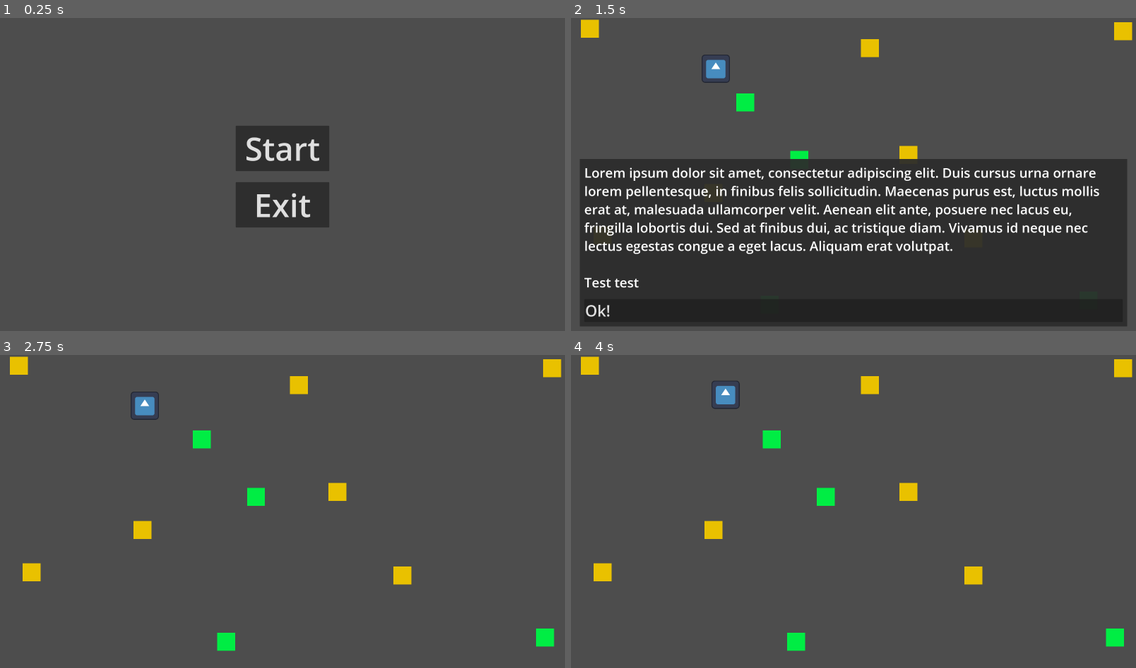
Above: before the commit, frames 1-4 (two rows, left to right).
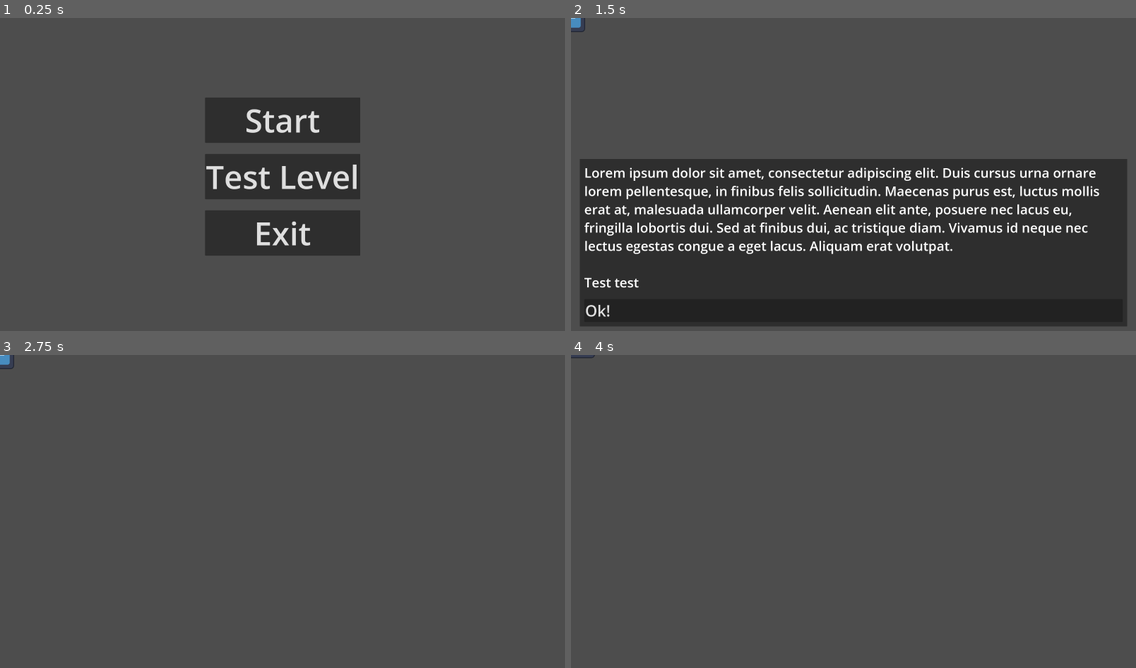
Above: after the commit, the same moments.

Repository: NervzZ/Designing-learning-tools-project
Game: Godot game, scene res://UI/MainMenu.tscn
Same seed, same stepped clock (60 frames per second), same inputs: the game is played once before the commit and once after it. The engine's default icon, where the game draws it, is replaced by a stand-in: a white triangle on a blue panel in a dark square.
Inputs (mouse positions are in pixels of both pictures, inside the frame that each line leads up to):
- Up to frame 1 (0.25 s): no input
- Up to frame 2 (1.5 s): click (853, 177) at 0.5 s, where only the run after the commit has a clickable "Test Level"; click (853, 149) at 1.25 s, where only the run before the commit has a clickable "Start"
- Up to frame 3 (2.75 s): click "Ok!" at 2 s
- Up to frame 4 (4 s): move the mouse to (977, 498) at 2.77 s; click (977, 498) at 2.92 s; drag from (740, 530) to (870, 386) at 3.52 s

The runs differ from the first frame. In frame 1, 9.9% of the frame differs, in the area x 36-64%, y 25-76%; in frame 2, 1.3%; in frame 3, 2.4%; in frame 4, 2.4%.

Commit message:
feature : test level added, button on main menu to access it added.

Diff:
--- /dev/null
+++ b/Levels/TestLevel.tscn
@@ -0,0 +1,9 @@
+[gd_scene load_steps=3 format=3 uid="uid://bd37ld3qljsej"]
+
+[ext_resource type="PackedScene" uid="uid://06kaxfqyqf67" path="res://Actors/Player.tscn" id="1_dfmdp"]
+[ext_resource type="Script" path="res://Scripts/Levels/TestLevel.gd" id="1_phlu1"]
+
+[node name="TestLevel" type="Node2D"]
+script = ExtResource("1_phlu1")
+
+[node name="Player" parent="." instance=ExtResource("1_dfmdp")]
--- a/Scripts/Global/LevelLoader.gd
+++ b/Scripts/Global/LevelLoader.gd
@@ -2,6 +2,7 @@
 
 #Levels global variables
 var firstLevel = preload("res://Levels/FirstLevel.tscn");
+var testLevel = preload("res://Levels/TestLevel.tscn");
 
 func changeLevel(level: PackedScene):
 	get_tree().change_scene_to_packed(level)
--- /dev/null
+++ b/Scripts/Levels/TestLevel.gd
@@ -0,0 +1,11 @@
+extends Node2D
+
+
+# Called when the node enters the scene tree for the first time.
+func _ready():
+	GameManager.displayPrompt(Dialogues.welcomePrompt)
+
+
+# Called every frame. 'delta' is the elapsed time since the previous frame.
+func _process(delta):
+	pass
--- a/Scripts/MainMenu.gd
+++ b/Scripts/MainMenu.gd
@@ -2,11 +2,13 @@
 
 @onready var startButton : Button = get_node("MarginContainer/VBoxContainer/StartButton")
 @onready var exitButton : Button = get_node("MarginContainer/VBoxContainer/ExitButton")
+@onready var testLevelButton : Button = get_node("MarginContainer/VBoxContainer/TestLevelButton")
 var click = preload("res://Assets/Sounds/SFX/click.wav")
 
 func _ready():
 	startButton.pressed.connect(self._start_pressed)
 	exitButton.pressed.connect(self._exit_pressed)
+	testLevelButton.pressed.connect(self._test_level_pressed)
 
 func _start_pressed():
 	LevelLoader.changeLevel(LevelLoader.firstLevel)
@@ -15,3 +17,7 @@
 func _exit_pressed():
 	GameManager.quit()
 	SoundManager.play_ui(click)
+
+func _test_level_pressed():
+	LevelLoader.changeLevel(LevelLoader.testLevel)
+	SoundManager.play_ui(click)
--- a/UI/MainMenu.tscn
+++ b/UI/MainMenu.tscn
@@ -35,6 +35,11 @@
 theme_override_font_sizes/font_size = 145
 text = " Start "
 
+[node name="TestLevelButton" type="Button" parent="MarginContainer/VBoxContainer"]
+layout_mode = 2
+theme_override_font_sizes/font_size = 145
+text = "Test Level"
+
 [node name="ExitButton" type="Button" parent="MarginContainer/VBoxContainer"]
 layout_mode = 2
 theme_override_font_sizes/font_size = 145
